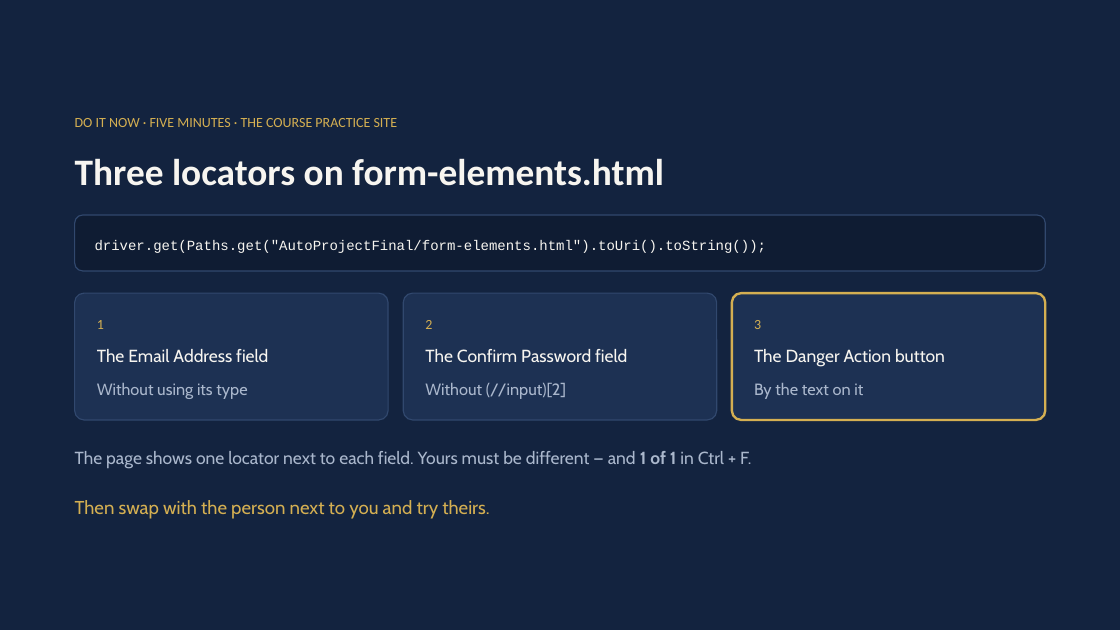
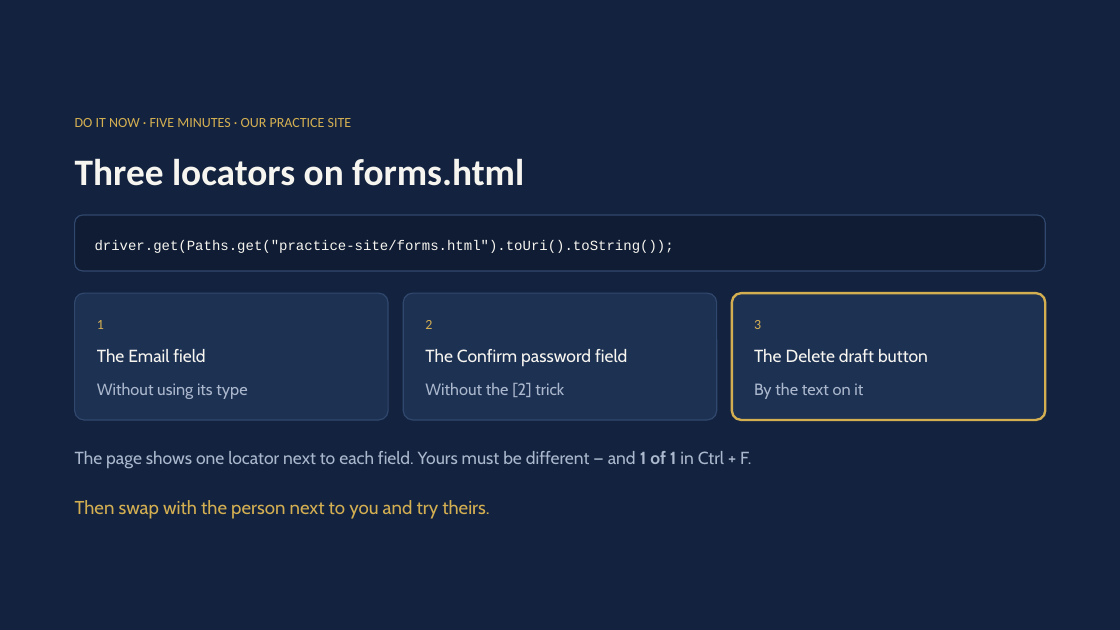
Before and after one commit to MohamedShehab280/software-testing, a slide deck: slide 12 of week-04/Week 4 - Locators and Assertions.pptx. Drawn at 1120x630 pixels with LibreOffice and Linux fonts; fonts in the diff are those of the drawing. Boxes give left, top, right and bottom in pixels: in the first picture for what was removed or moved away, otherwise in the second. Text is boxed around its words. In the diff, an @@ line names an element or a change of style, - is before the commit and + after.

Commit message:
Week 4: slide 12 activity on our practice site

```diff
--- a/week-04/Week 4 - Locators and Assertions.pptx
+++ b/week-04/Week 4 - Locators and Assertions.pptx
@@ text at [75,118,352,127]: text changed @@
-DO IT NOW · FIVE MINUTES · THE COURSE PRACTICE SITE
+DO IT NOW · FIVE MINUTES · OUR PRACTICE SITE
@@ text at [75,158,524,186]: text changed @@
-Three locators on form-elements.html
+Three locators on forms.html
@@ text at [95,240,674,253]: text changed @@
-driver.get(Paths.get("AutoProjectFinal/form-elements.html").toUri().toString());
+driver.get(Paths.get("practice-site/forms.html").toUri().toString());
@@ text at [97,349,205,362]: text changed @@
-The Email Address field
+The Email field
@@ text at [425,349,627,366]: text changed @@
-The Confirm Password field
+The Confirm password field
@@ text at [754,349,928,362]: text changed @@
-The Danger Action button
+The Delete draft button
@@ text at [425,383,564,397]: text changed @@
-Without (//input)[2]
+Without the [2] trick
```
